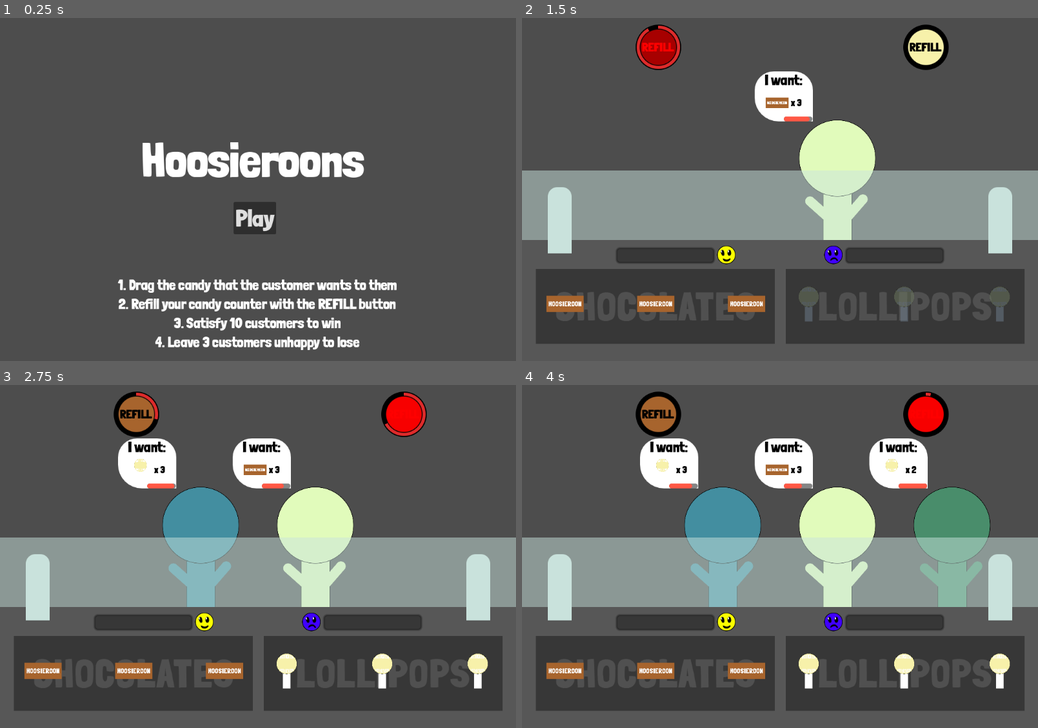
Above: before the commit, frames 1-4 (two rows, left to right).
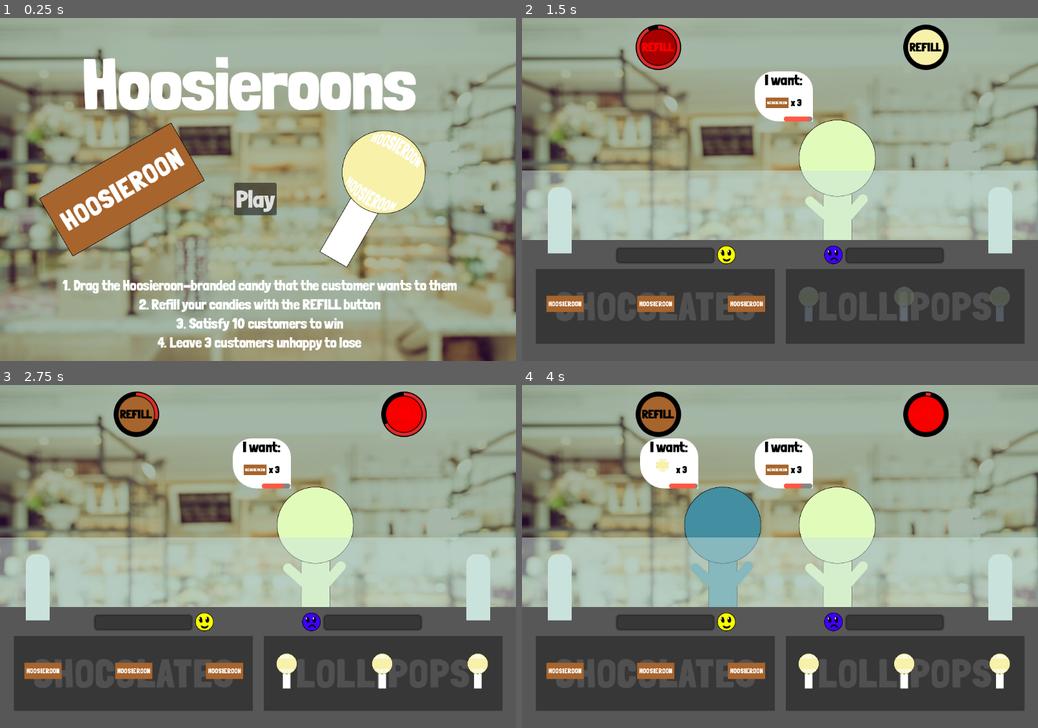
Above: after the commit, the same moments.

Repository: CamComDuck/Hoosieroons
Game: Godot game, scene res://title/title.tscn
Same seed, same stepped clock (60 frames per second), same inputs: the game is played once before the commit and once after it.
Inputs:
- Up to frame 1 (0.25 s): no input
- Up to frame 2 (1.5 s): click "Play" at 0.5 s; click "REFILL" at 1.25 s
- Up to frame 3 (2.75 s): click "REFILL" at 2 s
- Up to frame 4 (4 s): click "REFILL" at 2.75 s; click "REFILL" at 3.5 s

The runs differ from the first frame. In frame 1, 96% of the frame differs, in the area x 0-100%, y 0-100%; in frame 2, 54%; in frame 3, 54%; in frame 4, 49%.

Commit message:
Add some extra flavor to title scene and background with credits

Diff:
--- a/project/level/level.gd
+++ b/project/level/level.gd
@@ -79,7 +79,7 @@
 
 
 func _restart_respawn_timer() -> void:
-	var random_time = randf_range(1.5, 3.25)
+	var random_time = randf_range(2.75, 3.75)
 	customer_respawn_timer.wait_time = random_time
 	customer_respawn_timer.start()
 
--- a/project/level/level.tscn
+++ b/project/level/level.tscn
@@ -12,6 +12,7 @@
 [ext_resource type="Texture2D" uid="uid://pkvpw8pw8ytg" path="res://level/face_lose.png" id="11_aa6jy"]
 [ext_resource type="Texture2D" uid="uid://df18iupmeqplo" path="res://level/face_win.png" id="12_1o1ao"]
 [ext_resource type="Texture2D" uid="uid://ekw2no8yw0jo" path="res://level/refill_lollipop.png" id="12_imsh1"]
+[ext_resource type="Texture2D" uid="uid://v68qw42jdkhn" path="res://blur-chair-people-interior-cafe.jpg" id="13_ihgsc"]
 
 [sub_resource type="StyleBoxFlat" id="StyleBoxFlat_5l1jg"]
 bg_color = Color(0.215686, 0.215686, 0.215686, 1)
@@ -243,6 +244,13 @@
 theme_override_font_sizes/font_size = 50
 text = "Main Menu"
 
+[node name="BG" type="Sprite2D" parent="."]
+z_index = -10
+z_as_relative = false
+position = Vector2(540, 355)
+scale = Vector2(0.183, 0.183)
+texture = ExtResource("13_ihgsc")
+
 [connection signal="timeout" from="CustomerRespawnTimer" to="." method="_on_customer_respawn_timer_timeout"]
 [connection signal="pressed" from="ChocolateRefillButton" to="." method="_on_chocolate_refill_button_pressed"]
 [connection signal="timeout" from="ChocolateRefillButton/ChocolateRefillTimer" to="." method="_on_chocolate_refill_timer_timeout"]
--- a/project/title/title.tscn
+++ b/project/title/title.tscn
@@ -1,42 +1,64 @@
-[gd_scene load_steps=3 format=3 uid="uid://bb5540pmb022v"]
+[gd_scene load_steps=6 format=3 uid="uid://bb5540pmb022v"]
 
 [ext_resource type="Script" path="res://title/title.gd" id="1_oarb7"]
 [ext_resource type="FontFile" uid="uid://2ixfpehsv6k7" path="res://LondrinaSolid-Black.ttf" id="2_pqldj"]
+[ext_resource type="Texture2D" uid="uid://dce0nvmb3f6id" path="res://chocolate/chocolate.png" id="3_b8sfg"]
+[ext_resource type="Texture2D" uid="uid://ce1vnobxbmms1" path="res://lollipop/lollipop.png" id="4_d5w6c"]
+[ext_resource type="Texture2D" uid="uid://v68qw42jdkhn" path="res://blur-chair-people-interior-cafe.jpg" id="5_oa008"]
 
 [node name="Title" type="Node2D"]
 script = ExtResource("1_oarb7")
 
 [node name="Button" type="Button" parent="."]
-offset_left = 489.0
-offset_top = 386.0
-offset_right = 578.0
-offset_bottom = 454.0
+offset_left = 490.0
+offset_top = 346.0
+offset_right = 579.0
+offset_bottom = 414.0
 theme_override_fonts/font = ExtResource("2_pqldj")
 theme_override_font_sizes/font_size = 50
 text = "Play"
 
 [node name="Label" type="Label" parent="."]
-offset_left = 296.0
-offset_top = 238.0
-offset_right = 762.0
-offset_bottom = 357.0
+offset_left = 172.0
+offset_top = 49.0
+offset_right = 871.0
+offset_bottom = 227.0
 theme_override_fonts/font = ExtResource("2_pqldj")
-theme_override_font_sizes/font_size = 100
+theme_override_font_sizes/font_size = 150
 text = "Hoosieroons"
 horizontal_alignment = 1
 vertical_alignment = 1
 
 [node name="Label2" type="Label" parent="."]
-offset_left = 247.0
-offset_top = 542.0
-offset_right = 831.0
-offset_bottom = 699.0
+offset_left = 131.0
+offset_top = 543.0
+offset_right = 957.0
+offset_bottom = 700.0
 theme_override_fonts/font = ExtResource("2_pqldj")
 theme_override_font_sizes/font_size = 30
-text = "1. Drag the candy that the customer wants to them
-2. Refill your candy counter with the REFILL button
+text = "1. Drag the Hoosieroon-branded candy that the customer wants to them
+2. Refill your candies with the REFILL button
 3. Satisfy 10 customers to win
 4. Leave 3 customers unhappy to lose"
 horizontal_alignment = 1
 
+[node name="Sprite2D" type="Sprite2D" parent="."]
+position = Vector2(255, 360)
+rotation = -0.523599
+scale = Vector2(0.32641, 0.32641)
+texture = ExtResource("3_b8sfg")
+
+[node name="Sprite2D2" type="Sprite2D" parent="."]
+position = Vector2(773, 376)
+rotation = 0.523599
+scale = Vector2(0.326, 0.326)
+texture = ExtResource("4_d5w6c")
+
+[node name="BG" type="Sprite2D" parent="."]
+z_index = -10
+z_as_relative = false
+position = Vector2(540, 355)
+scale = Vector2(0.183, 0.183)
+texture = ExtResource("5_oa008")
+
 [connection signal="pressed" from="Button" to="." method="_on_button_pressed"]
Binary file added: project/blur-chair-people-interior-cafe.jpg
Not shown, added: project/blur-chair-people-interior-cafe.jpg.import
Not shown: 1 places in project/level/level.tscn that only renumber resources
Not shown, changed: README.md
